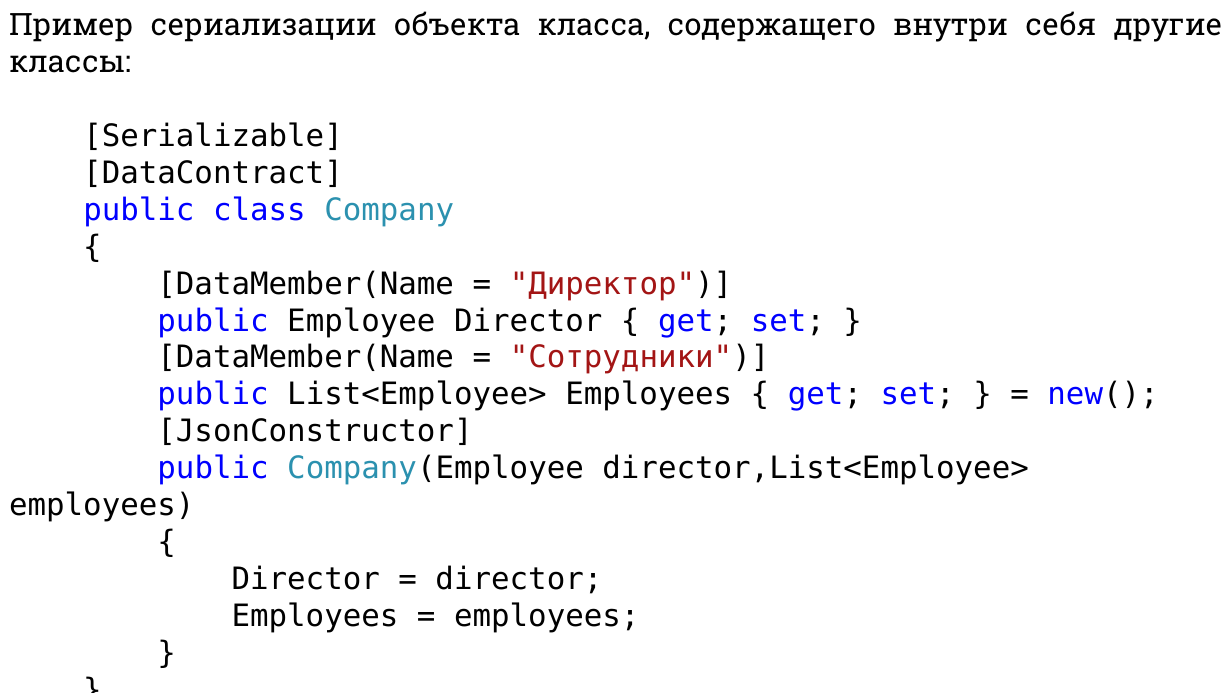
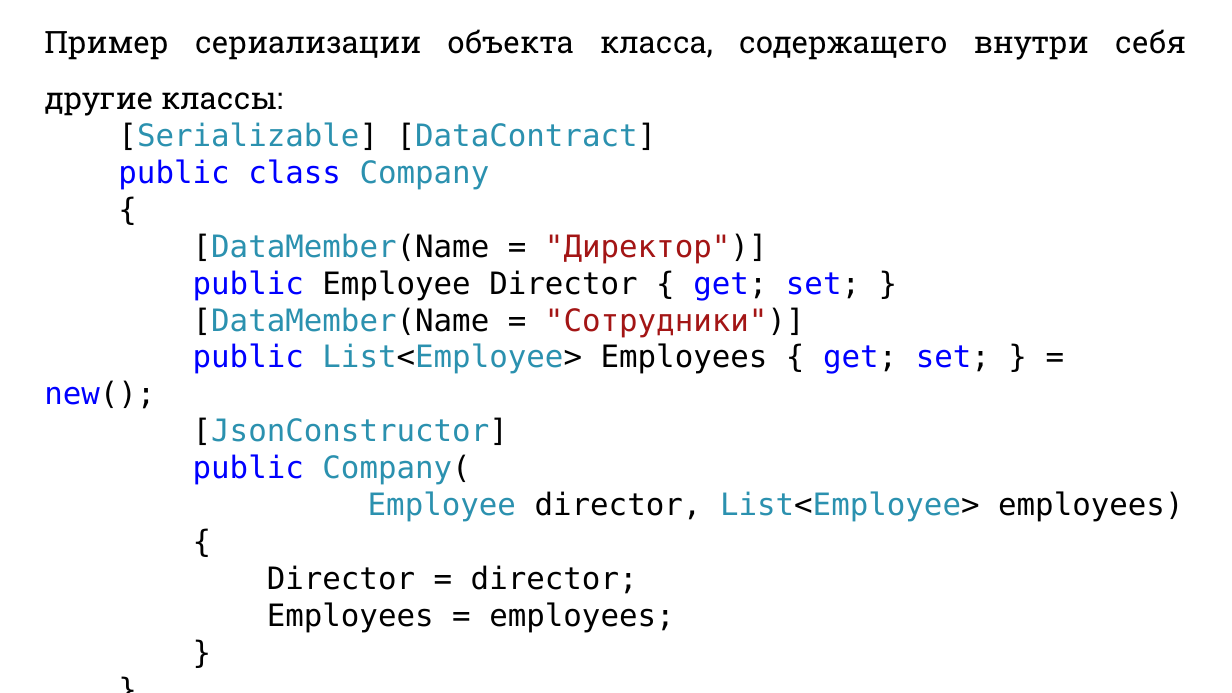
Before and after one commit to DaniilKlyukin/ITiP-2, a slide deck: slide 23 of Лекции/ИТиП 2 лек 7.pptx (slide 14 before the commit). Drawn at 1232x693 pixels with LibreOffice and Linux fonts; fonts in the diff are those of the drawing. Boxes give left, top, right and bottom in pixels: in the first picture for what was removed or moved away, otherwise in the second. Text is boxed around its words. In the diff, an @@ line names an element or a change of style, - is before the commit and + after.

```diff
--- a/Лекции/ИТиП 2 лек 7.pptx
+++ b/Лекции/ИТиП 2 лек 7.pptx
@@ text "Пример сериализации объекта класса, содержащего ...": place and size @@
-text "Пример сериализации объекта класса, содержащего ..." at [9, 11, 1222, 633]
+text "Пример сериализации объекта класса, содержащего ..." at [44, 29, 1186, 633]
@@ text at [44, 29, 1186, 445]: text colour #000000 to #2B91AF in "[DataMember(Name", "[DataMember(Name", "List<Employee>", "[JsonConstructor]"; line spacing 1 to 1.5 @@
@@ text at [118, 122, 657, 150]: text changed; text colour #000000 to #2B91AF @@
-[Serializable]
-[DataContract]
+[Serializable] [DataContract]
@@ text at [193, 454, 1183, 522]: text changed; text colour #000000 to #2B91AF @@
-public Company(Employee director,List<Employee> employees)
+public Company(
+Employee director, List<Employee> employees)
```
Also in this commit, not shown: 16 other slides changed, 10 slides added, 8 other files.
